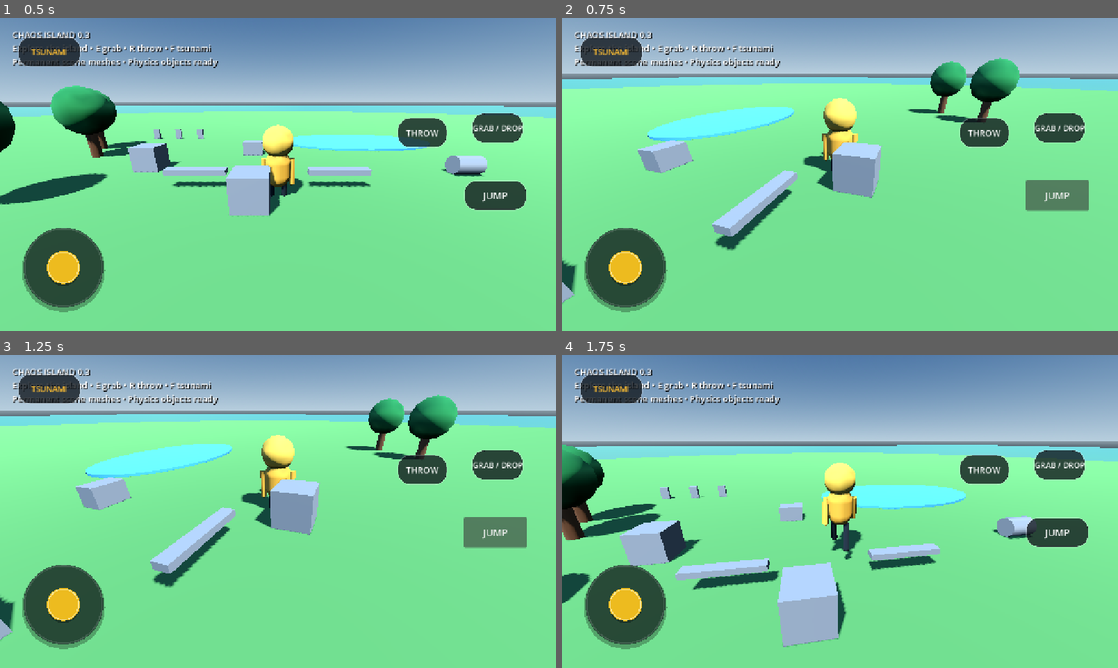
Above: before the commit, frames 1-4 (two rows, left to right).
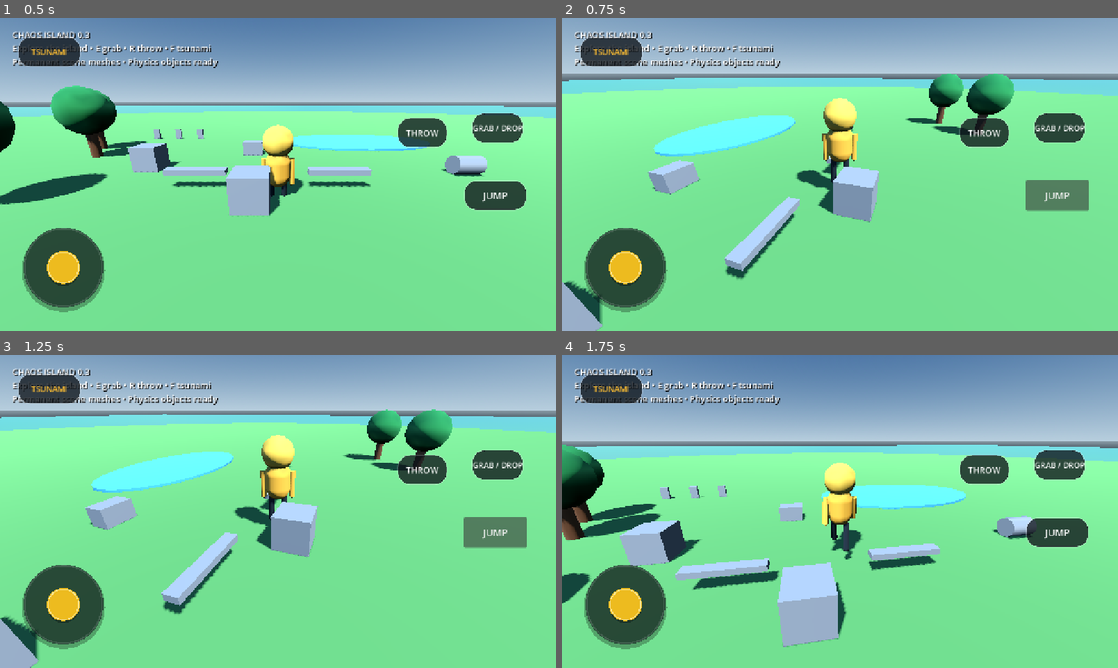
Above: after the commit, the same moments.

Repository: manojoffl-git/chaos-island-build
Game: Godot game, scene res://scenes/Main.tscn
The game is run twice, just before and just after one commit, with the same random seed, the same clock (stepped at 60 frames per second) and the same inputs.
Inputs (mouse positions are in pixels of both pictures, inside the frame that each line leads up to):
- Up to frame 1 (0.5 s): no input
- Up to frame 2 (0.75 s): click "JUMP" at 0.5 s
- Up to frame 3 (1.25 s): no input
- Up to frame 4 (1.75 s): tap Enter at 1.25 s; move the mouse to (867, 511) at 1.27 s; hold W (move_forward) from 1.28 s (still down); tap E (grab) at 1.35 s; click (867, 511) at 1.42 s; tap Space (jump) at 1.52 s

Frame 1 is identical in both runs. In frame 2, 13% of the frame differs, in the area x 0-100%, y 12-100%; in frame 3, 13%; in frame 4, less than 0.1%.
Error before the commit: Parse Error: Cannot infer the type of "delta" variable because the value doesn't have a set type. (res://scripts/mobile_camera_touch.gd:24)

Commit message:
Fix mobile camera drag delta type

Diff:
--- a/scripts/mobile_camera_touch.gd
+++ b/scripts/mobile_camera_touch.gd
@@ -21,7 +21,7 @@
 			look_changed.emit(Vector2.ZERO)
 			accept_event()
 	elif event is InputEventScreenDrag and event.index == touch_id:
-		var delta := event.position - last_position
+		var delta: Vector2 = event.position - last_position
 		last_position = event.position
 		look_changed.emit(delta)
 		accept_event()
